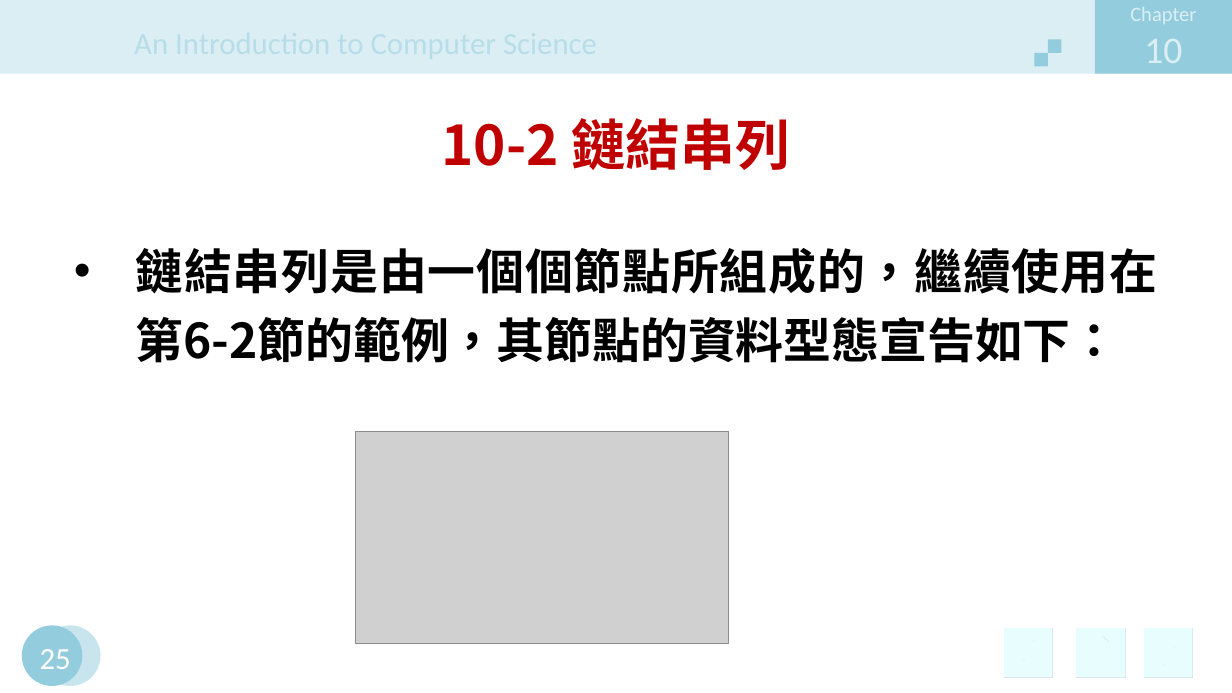
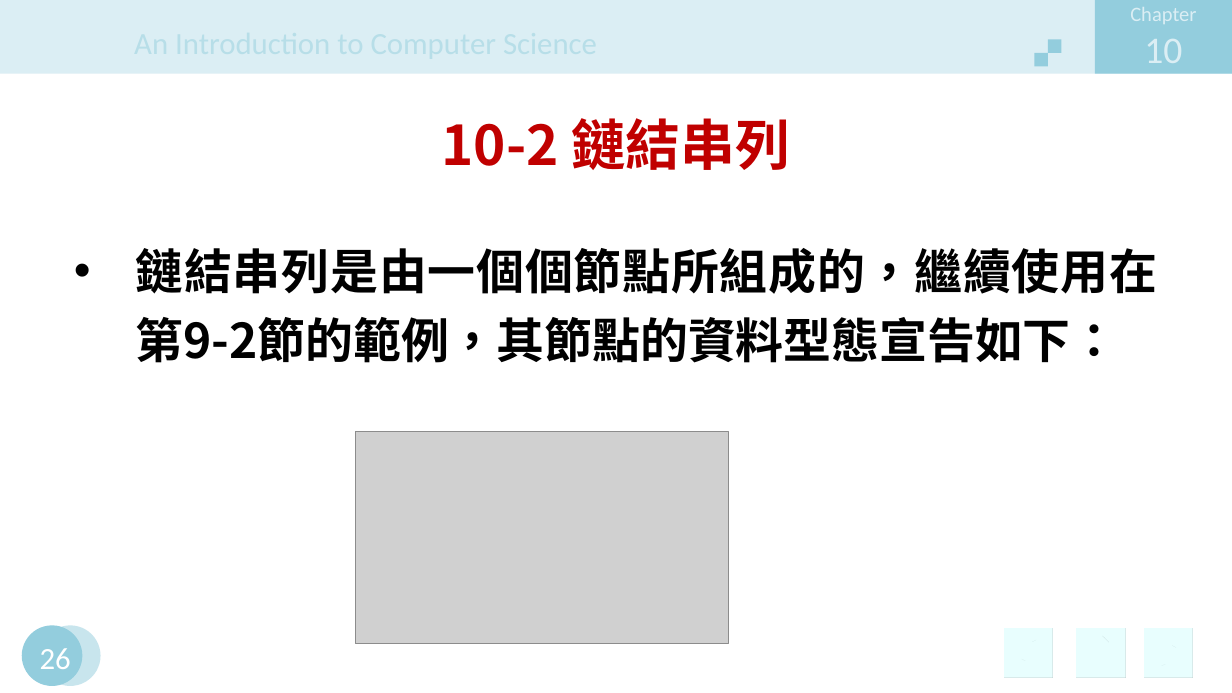
Before and after one commit to jiaweichang/biography, a slide deck: slide 26 of slides/11401/Introduction to Computer/CH10.pptx (slide 25 before the commit). Drawn at 1232x693 pixels with LibreOffice and Linux fonts; fonts in the diff are those of the drawing; grey boxes stand for pictures; background and template pictures are left out. Boxes give left, top, right and bottom in pixels: in the first picture for what was removed or moved away, otherwise in the second. Text is boxed around its words. In the diff, an @@ line names an element or a change of style, - is before the commit and + after.

```diff
--- a/slides/11401/Introduction to Computer/CH10.pptx
+++ b/slides/11401/Introduction to Computer/CH10.pptx
@@ text at [136,248,1157,363]: text changed @@
-• 鏈結串列是由一個個節點所組成的，繼續使用在第6-2節的範例，其節點的資料型態宣告如下：
+• 鏈結串列是由一個個節點所組成的，繼續使用在第9-2節的範例，其節點的資料型態宣告如下：
@@ page number at [40,648,71,669]: text changed @@
-25
+26
```
Also in this commit, not shown: 7 other slides changed, 1 slide added, 10 other files.
